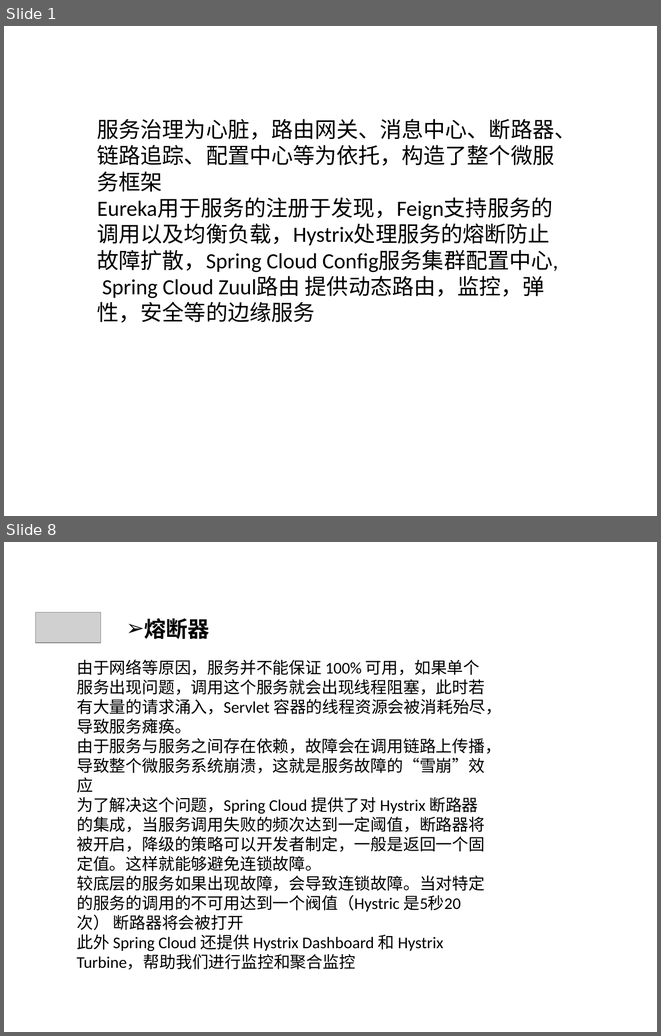
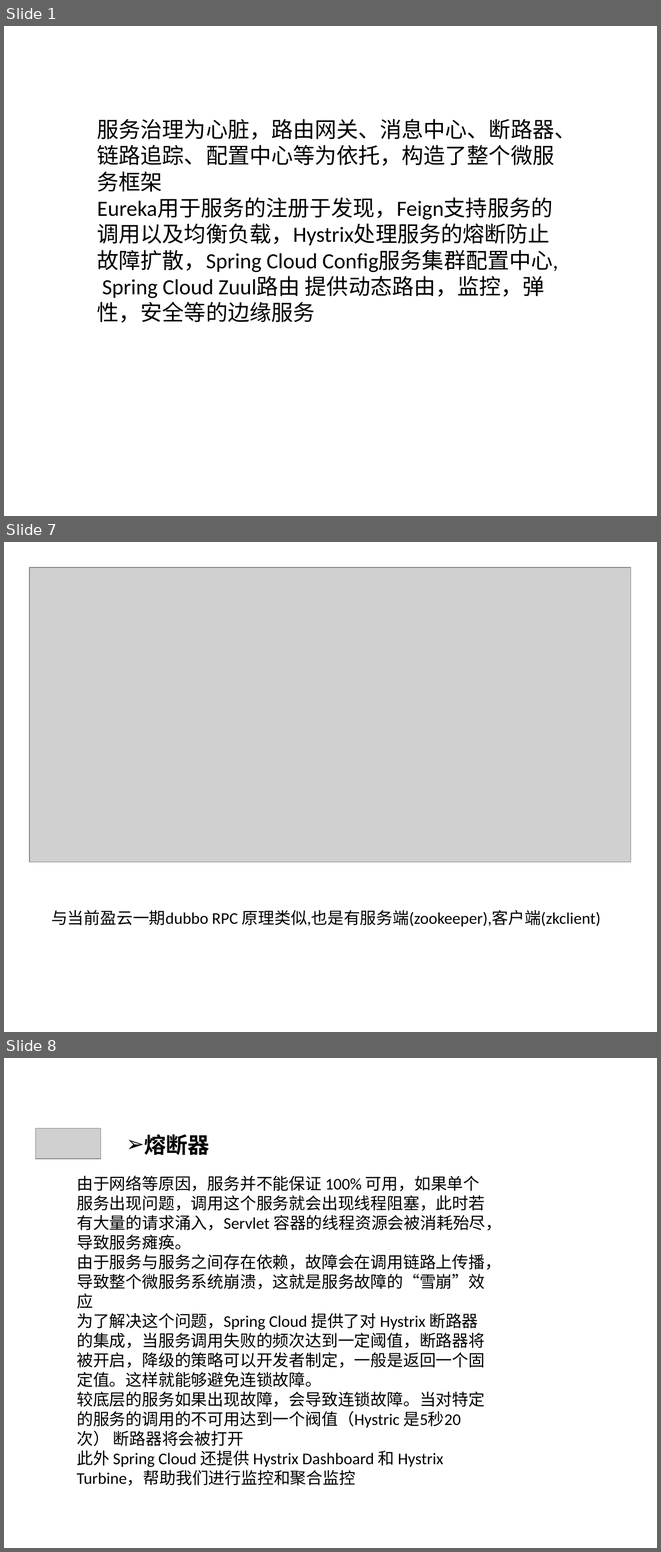
Before and after one commit to qbkken/spring_cloud, a slide deck: spring_cloud.ppt. Shown one above the other, each under a label of ours: slides 1 and 8 before the commit, slides 1, 7 and 8 after it; the slides between them are not shown. The pictures are 661x1036 and 661x1552 pixels, drawn with LibreOffice and Linux fonts; fonts in the diff are those of the drawing; grey boxes stand for pictures. Boxes give left, top, right and bottom in pixels: in the first picture for what was removed or moved away, otherwise in the second. Text is boxed around its words. In the diff, an @@ line names an element or a change of style, - is before the commit and + after.

```diff
--- a/spring_cloud.ppt
+++ b/spring_cloud.ppt
@@ slide 7 added at <box>4,542,657,1032</box>, background #CCE8CF @@
@@ picture added at <box>29,567,631,862</box> @@
@@ text added at <box>51,910,601,926</box>, 18 pt, text #000000 @@
+与当前盈云一期dubbo RPC 原理类似,也是有服务端(zookeeper),客户端(zkclient)
```
Also in this commit, not shown: 4 slides changed, 7 other slides added, 2 slides removed, 6 other files.
